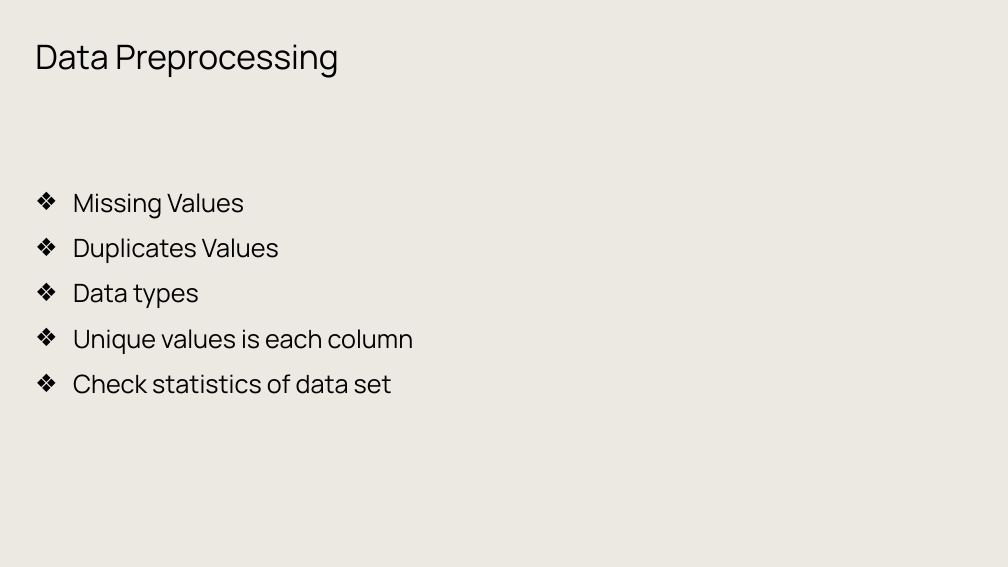
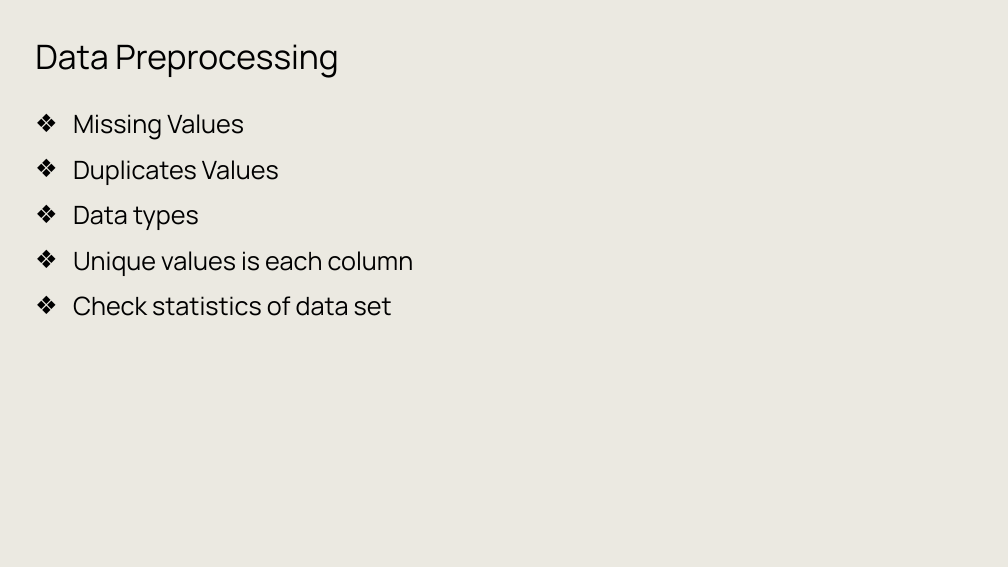
Before and after one commit to omar-ammar0/Intern_Final_Project, a slide deck: slide 11 of Presentation/AI Internship Capstone Project Presentation.pptx. Drawn at 1008x567 pixels with LibreOffice and Linux fonts; fonts in the diff are those of the drawing. Boxes give left, top, right and bottom in pixels: in the first picture for what was removed or moved away, otherwise in the second. Text is boxed around its words. In the diff, an @@ line names an element or a change of style, - is before the commit and + after.

Commit message:
update ppt

```diff
--- a/Presentation/AI Internship Capstone Project Presentation.pptx
+++ b/Presentation/AI Internship Capstone Project Presentation.pptx
@@ text "Missing Values": place and size @@
-text "Missing Values" at [73,193,414,394]
+text "Missing Values" at [73,114,414,316]
```
Also in this commit, not shown: 3 slides added, 3 slides removed.
